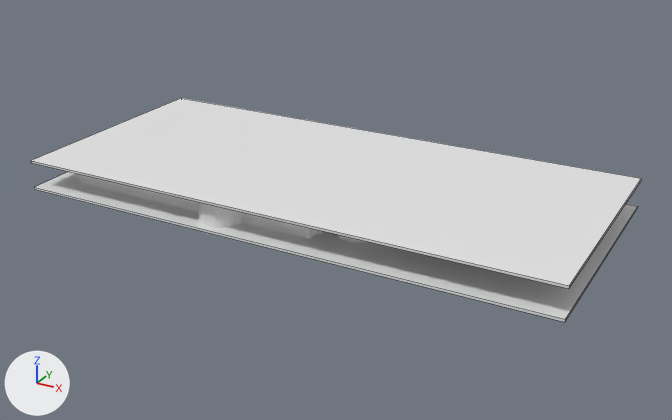
The Blender file Environnement/batiment.blend: old version first, new version second.
Both versions are drawn from a 50 mm camera at (24.1, -45.9, 21.7) aimed at (0.0, -2.1, -0.2). Every picture has the same lights, and +X, +Y and +Z are marked at lower left. Mesh edges are drawn as thin lines on the coarser meshes.

Script lines for the objects in view, before the commit:
```python
me_cube_001 = bpy.data.meshes.new('Cube.001')
me_cube_001.from_pydata(...)  # a box spanning x -28.8..28.8, y -13.3..13.3, z -1.2..1.2
# before: 0 (-28.8, -13.3, -1.2) at pixel (181, 98), 1 (-28.8, -13.3, 1.2), 2 (-28.8, 13.3, -1.2) at pixel (30, 160), 3 (-28.8, 13.3, 1.2) at pixel (30, 162), 4 (28.8, -13.3, -1.2) at pixel (641, 178)
# before: 5 (28.8, -13.3, 1.2) at pixel (641, 180), 6 (28.8, 13.3, -1.2) at pixel (569, 285), 7 (28.8, 13.3, 1.2) at pixel (568, 288)
me_cube_004 = bpy.data.meshes.new('Cube.004')
me_cube_004.from_pydata(...)  # 1697 vertices, 1236 faces, 32 loose edges; spans x -14.8..15.2, y -6.7..6.7, z 0.3..2.0
me_cube_005 = bpy.data.meshes.new('Cube.005')
me_cube_005.from_pydata(...)  # a box spanning x -28.8..28.8, y -13.3..13.3, z -1.2..1.2
# before: 0 (-28.8, -13.3, -1.2), 1 (-28.8, -13.3, 1.2), 2 (-28.8, 13.3, -1.2) at pixel (34, 187), 3 (-28.8, 13.3, 1.2) at pixel (34, 189), 4 (28.8, -13.3, -1.2) at pixel (637, 206)
# before: 5 (28.8, -13.3, 1.2) at pixel (637, 208), 6 (28.8, 13.3, -1.2) at pixel (565, 319), 7 (28.8, 13.3, 1.2) at pixel (564, 322)
ob_murs = bpy.data.objects.new('Murs', me_cube_004)
ob_murs.location = (-0.7, -1.94, 0.06)
ob_plafond = bpy.data.objects.new('Plafond', me_cube_001)
ob_plafond.location = (-0.64, -1.81, 2.04)
ob_plafond.rotation_euler = (-3.142, 0.0, 0.0)  # degrees (-180, 0, 0)
ob_plafond.scale = (0.564, 0.548, 0.0618)
ob_sol = bpy.data.objects.new('Sol', me_cube_005)
ob_sol.location = (-0.64, -1.81, 0.34)
ob_sol.rotation_euler = (-3.142, 0.0, 0.0)  # degrees (-180, 0, 0)
ob_sol.scale = (0.564, 0.548, 0.0618)
```
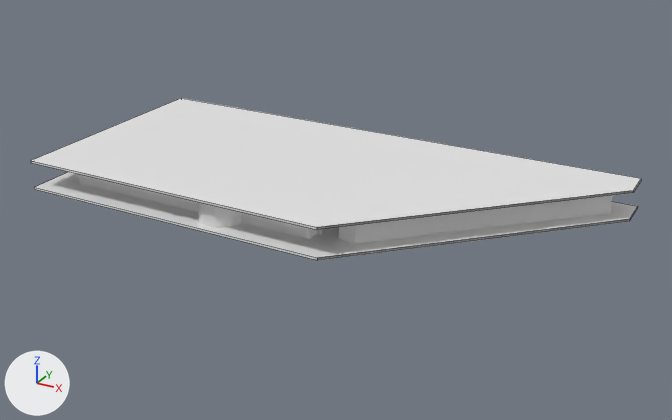
Edits to the bpy script that builds the scene:
```text
Change me_cube_005:
    where me_cube_005.from_pydata(...)  # 8 vertices, 6 faces; spans x -28.8..28.8, y -13.3..13.3, z -1.2..1.2
    used by ob_sol; location = (-0.64, -1.81, 0.34); rotation_euler = (-3.142, 0.0, 0.0), in degrees (-180, 0, 0); scale = (0.564, 0.548, 0.0618)
    verts and faces of me_cube_005; kept vertices keep their numbers, new ones are numbered from 8
    me_cube_005 part 2
    add delete_vertices([6, 7])  # with the faces that use them
    add verts[8] = (6.0, 13.3, -1.2)  # pixel (317, 257)
    add verts[9] = (28.8, -9.6, -1.2)  # pixel (629, 218)
    add verts[10] = (28.8, -9.6, 1.2)  # pixel (629, 221)
    add verts[11] = (6.0, 13.3, 1.2)  # pixel (317, 260)
    add faces += [(2, 3, 11, 8), (0, 2, 8, 9, 4), (4, 9, 10, 5), (1, 5, 10, 11, 3)]
Change me_cube_001:
    where me_cube_001.from_pydata(...)  # 8 vertices, 6 faces; spans x -28.8..28.8, y -13.3..13.3, z -1.2..1.2
    used by ob_plafond; location = (-0.64, -1.81, 2.04); rotation_euler = (-3.142, 0.0, 0.0), in degrees (-180, 0, 0); scale = (0.564, 0.548, 0.0618)
    verts and faces of me_cube_001; kept vertices keep their numbers, new ones are numbered from 8
    me_cube_001 part 1
    add delete_vertices([6, 7])  # with the faces that use them
    add verts[8] = (6.0, 13.3, -1.2)  # pixel (316, 227)
    add verts[9] = (28.8, -9.6, -1.2)  # pixel (633, 190)
    add verts[10] = (28.8, -9.6, 1.2)  # pixel (633, 192)
    add verts[11] = (6.0, 13.3, 1.2)  # pixel (316, 229)
    add faces += [(2, 3, 11, 8), (0, 2, 8, 9, 4), (4, 9, 10, 5), (1, 5, 10, 11, 3)]
```

Location of each change, (x1, y1, x2, y2) in pixels of the pictures (672 x 420 px):
'Plafond', reshaped (31% shorter)
    before: (31, 98, 641, 289)
    after: (31, 98, 641, 230)
'Sol', reshaped
    before: (34, 172, 638, 322)
    after: (34, 172, 638, 260)
'Murs', unchanged, uncovered by the edit
    before: (79, 174, 367, 243)
    after: (79, 174, 613, 244)
